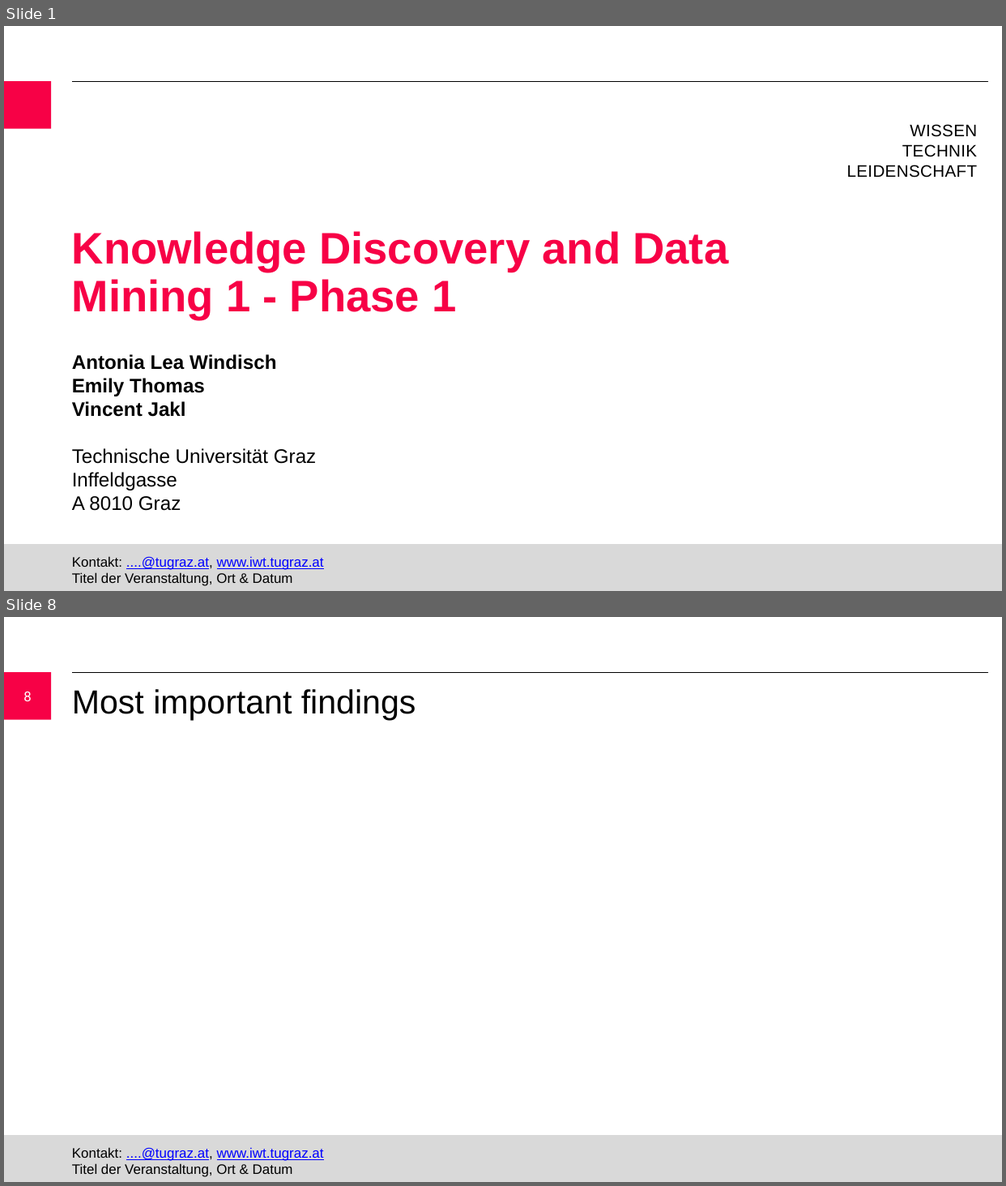
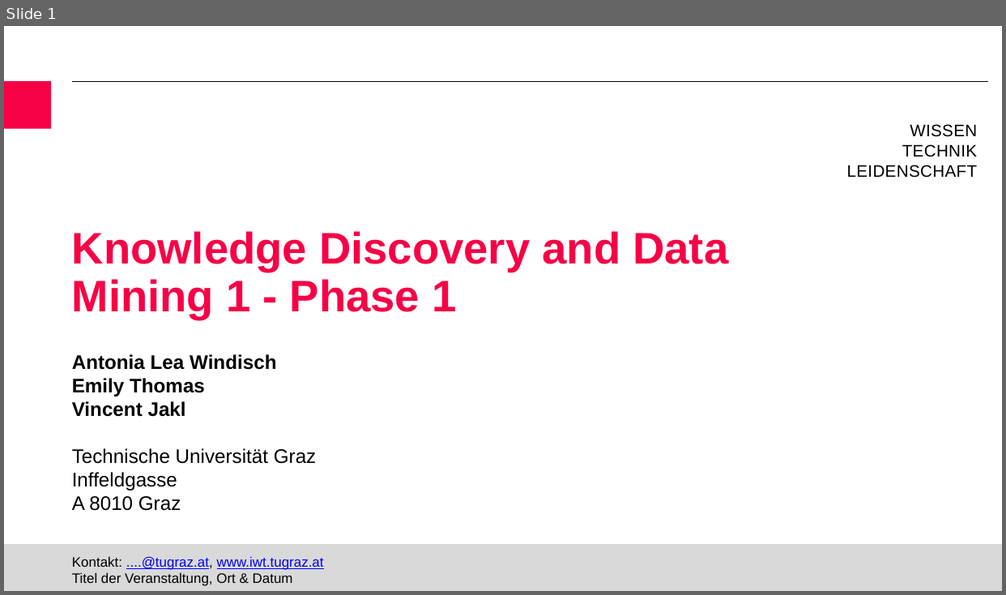
Before and after one commit to jaklvinc/KnowledgeDiscoveryAndDataMining-TUGraz-2026, a slide deck: phase_1/KDDM_phase1_presentation.pptx. Shown one above the other, each under a label of ours: slides 1 and 8 before the commit, slide 1 after it; the slides between them are not shown. The pictures are 1006x1186 and 1006x595 pixels, drawn with LibreOffice and Linux fonts; fonts in the diff are those of the drawing; background and template pictures are left out. Boxes give left, top, right and bottom in pixels: in the first picture for what was removed or moved away, otherwise in the second. Text is boxed around its words. In the diff, an @@ line names an element or a change of style, - is before the commit and + after.

```diff
--- a/phase_1/KDDM_phase1_presentation.pptx
+++ b/phase_1/KDDM_phase1_presentation.pptx
@@ slide 8 removed at [4,617,1002,1182], background #FFFFFF; not listed: 4 template elements that a slide beside it also shows @@
@@ title removed at [72,689,416,721] @@
-Most important findings
@@ page number removed at [23,692,32,701] @@
-8
```
Also in this commit, not shown: 1 slide changed, 9 slides added, 5 other slides removed, 1 other file.
